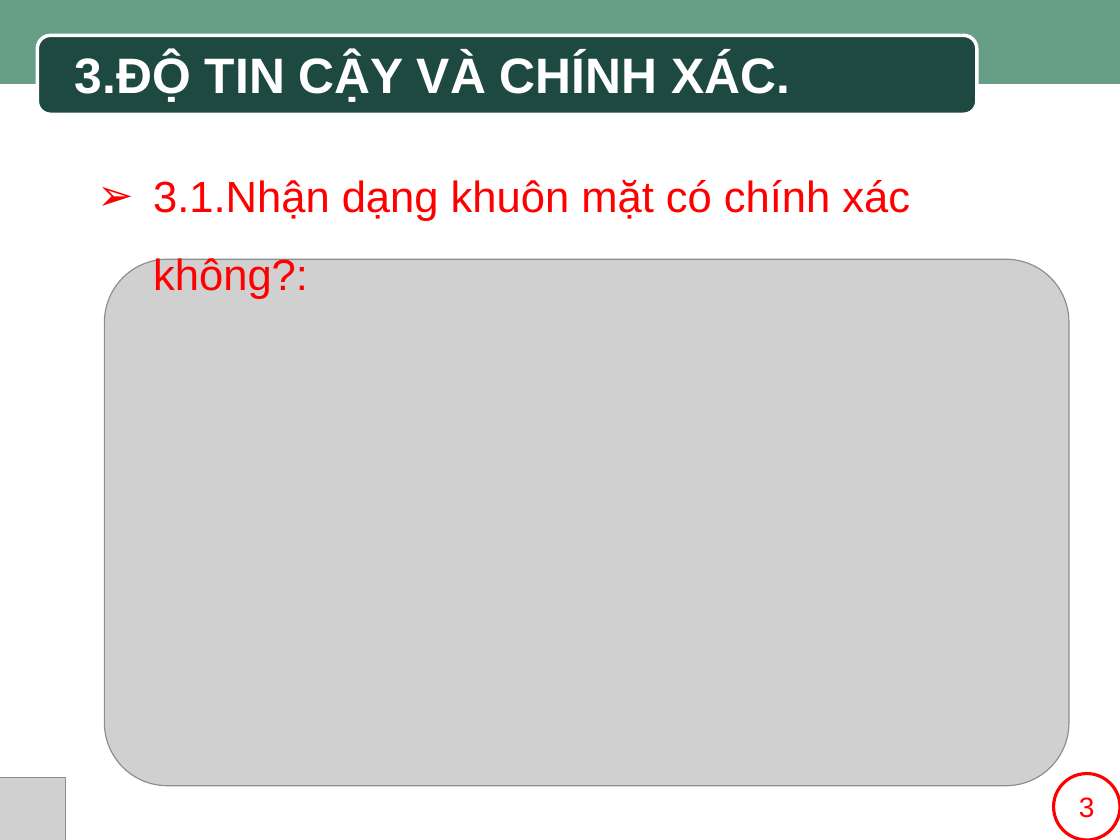
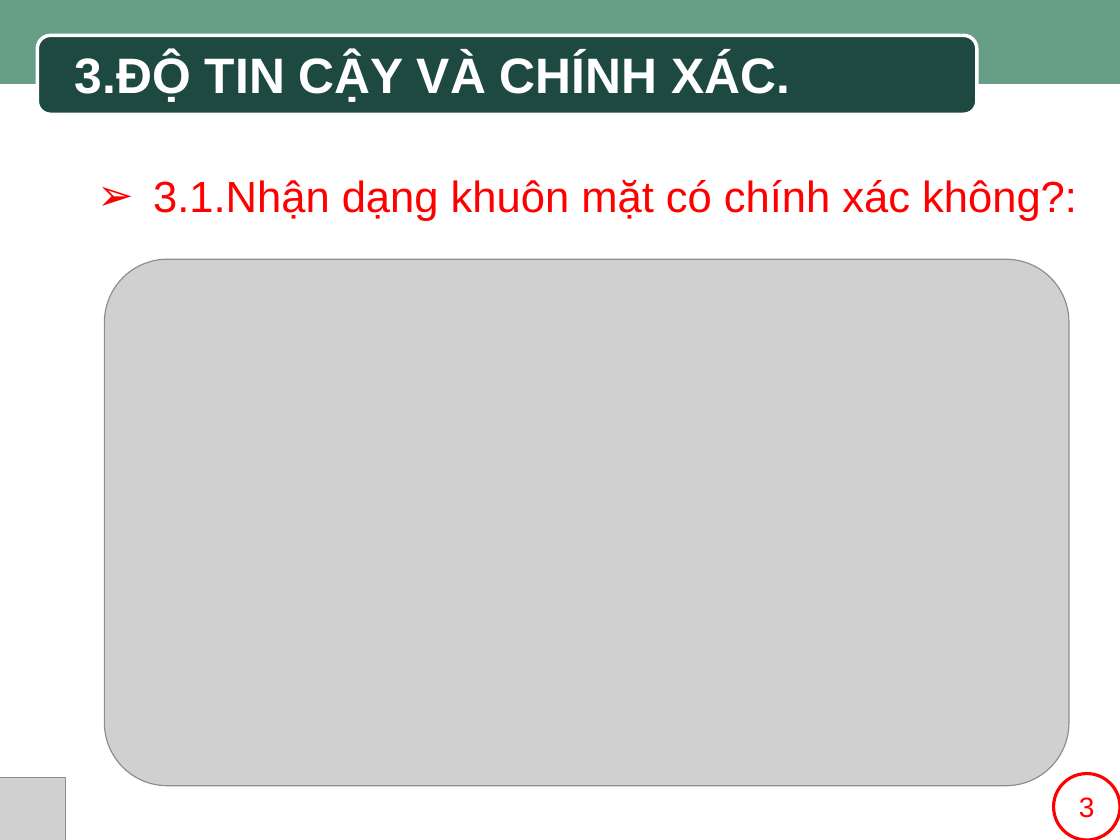
Before and after one commit to SaintLaurentxTran/hutech-23dthd4-nhom7, a slide deck: slide 11 of BÀI THUYẾT TRÌNH MẪU.pptx. Drawn at 1120x840 pixels with LibreOffice and Linux fonts; fonts in the diff are those of the drawing; grey boxes stand for pictures; background and template pictures are left out. Boxes give left, top, right and bottom in pixels: in the first picture for what was removed or moved away, otherwise in the second. Text is boxed around its words. In the diff, an @@ line names an element or a change of style, - is before the commit and + after.

Commit message:
sửa vài chỗ nhỏ

```diff
--- a/BÀI THUYẾT TRÌNH MẪU.pptx
+++ b/BÀI THUYẾT TRÌNH MẪU.pptx
@@ text "3.1.Nhận dạng khuôn mặt có ..." rewrapped from [153, 180, 910, 299] to [153, 180, 1077, 221] @@
```
